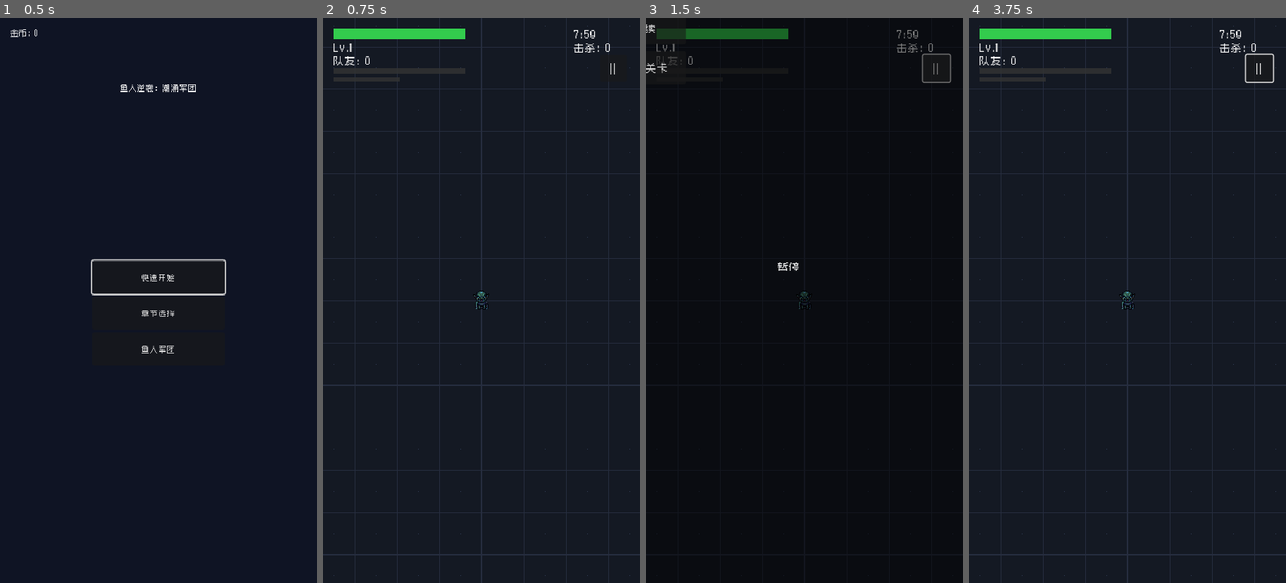
Above: before the commit, frames 1-4 (left to right).
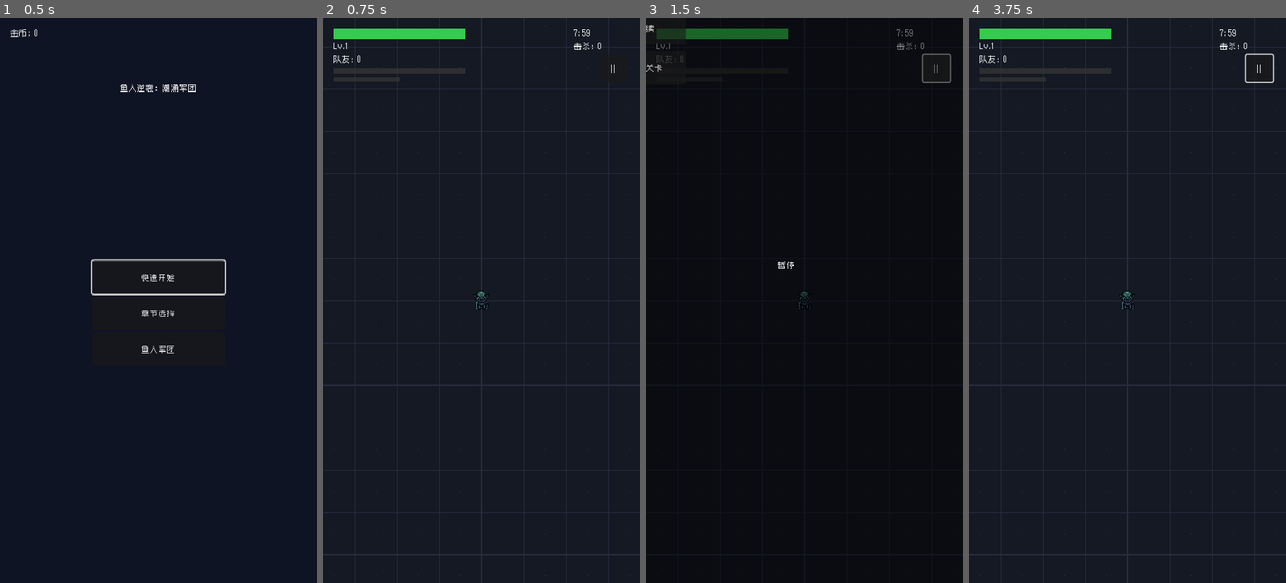
Above: after the commit, the same moments.

Repository: rare1fy/awooa-epic
Game: Godot game, scene res://scenes/main_menu/main_menu.tscn
Two runs of this game, one before a commit and one after it. Both use one fixed random seed, a clock stepped at 60 frames per second and the inputs below.
Inputs (mouse positions are in pixels of both pictures, inside the frame that each line leads up to):
- Up to frame 1 (0.5 s): no input
- Up to frame 2 (0.75 s): click "快速开始" at 0.5 s
- Up to frame 3 (1.5 s): click "||" at 1.25 s
- Up to frame 4 (3.75 s): click "||" at 2 s; click "||" at 2.75 s; tap Enter at 3.5 s; move the mouse to (1197, 272) at 3.52 s; click (1197, 272) at 3.67 s

Frame 1 is identical in both runs. In frame 2, 0.3% of the frame differs, in the area x 3-93%, y 2-10%; in frame 3, 0.4%, in the area x 0-92%, y 1-45%; in frame 4, 0.3%.

Commit message:
fix: font fallback + ally size + theme resource for web

Diff:
--- /dev/null
+++ b/assets/fonts/default_theme.tres
@@ -0,0 +1,7 @@
+[gd_resource type="Theme" load_steps=2 format=3]
+
+[ext_resource type="FontFile" uid="uid://d4lwvec6xc6ny" path="res://assets/fonts/zpix.ttf" id="1"]
+
+[resource]
+default_font = ExtResource("1")
+default_font_size = 12
--- a/common/autoload/game_manager.gd
+++ b/common/autoload/game_manager.gd
@@ -45,6 +45,9 @@
 		# 设置为全局 Theme
 		if get_tree() and get_tree().root:
 			get_tree().root.theme = theme
+		# 设置 ThemeDB fallback（确保动态创建的控件也能用）
+		ThemeDB.fallback_font = _pixel_font
+		ThemeDB.fallback_font_size = 12
 	else:
 		push_warning("Failed to load zpix.ttf font")
 
--- a/project.godot
+++ b/project.godot
@@ -30,7 +30,8 @@
 
 [gui]
 
-theme/custom_font="res://assets/fonts/zpix.ttf"
+theme/custom="res://assets/fonts/default_theme.tres"
+theme/default_font_size=12
 
 [rendering]
 
--- a/scenes/battle/allies/ally.gd
+++ b/scenes/battle/allies/ally.gd
@@ -74,7 +74,7 @@
 
 	# 占位纹理：绿色圆形带白边
 	if sprite and not sprite.texture:
-		sprite.texture = PlaceholderTexture.outlined_circle(14, data.color, Color(1.0, 1.0, 1.0, 0.8))
+		sprite.texture = PlaceholderTexture.outlined_circle(16, data.color, Color(1.0, 1.0, 1.0, 0.8))
 		sprite.scale = Vector2(1.0, 1.0)
 		sprite.modulate = Color.WHITE
 
--- a/scenes/battle/battle.gd
+++ b/scenes/battle/battle.gd
@@ -658,6 +658,13 @@
 	panel.set_anchors_preset(Control.PRESET_FULL_RECT)
 	panel.color = Color(0, 0, 0, 0.6)
 	panel.process_mode = Node.PROCESS_MODE_ALWAYS
+	# 显式设置字体
+	var font := load("res://assets/fonts/zpix.ttf") as Font
+	if font:
+		var panel_theme := Theme.new()
+		panel_theme.default_font = font
+		panel_theme.default_font_size = 12
+		panel.theme = panel_theme
 	ui_layer.add_child(panel)
 
 	var title := Label.new()
@@ -913,6 +920,13 @@
 	hud.name = "HUD"
 	hud.set_anchors_preset(Control.PRESET_FULL_RECT)
 	hud.mouse_filter = Control.MOUSE_FILTER_IGNORE
+	# 显式设置字体 theme，确保 Web 上不乱码
+	var font := load("res://assets/fonts/zpix.ttf") as Font
+	if font:
+		var hud_theme := Theme.new()
+		hud_theme.default_font = font
+		hud_theme.default_font_size = 12
+		hud.theme = hud_theme
 	ui_layer.add_child(hud)
 
 	var hp_bg := ColorRect.new()
Not shown, changed: export/web/index.html
Not shown, changed: export/web/index.pck
